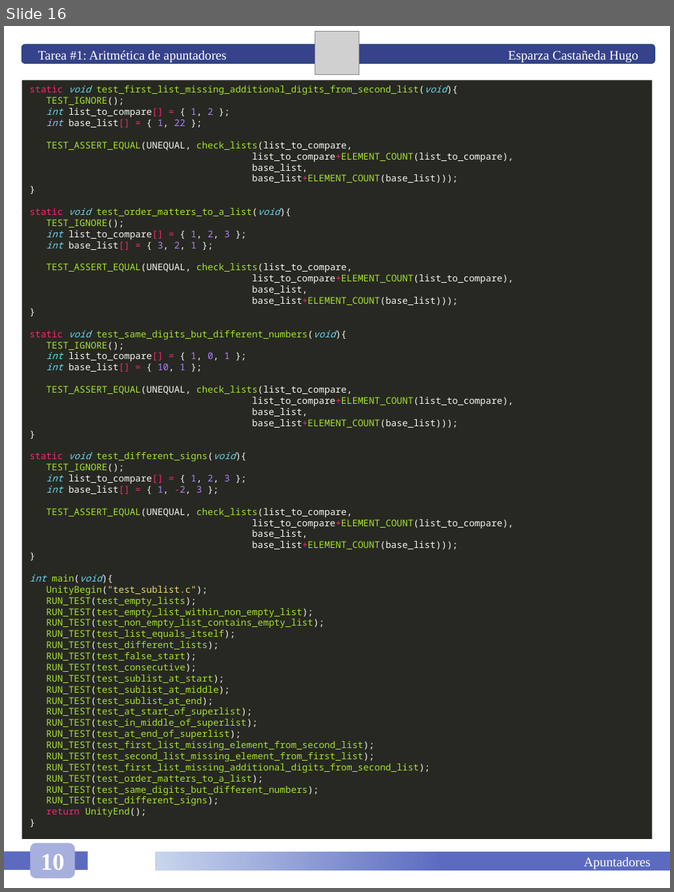
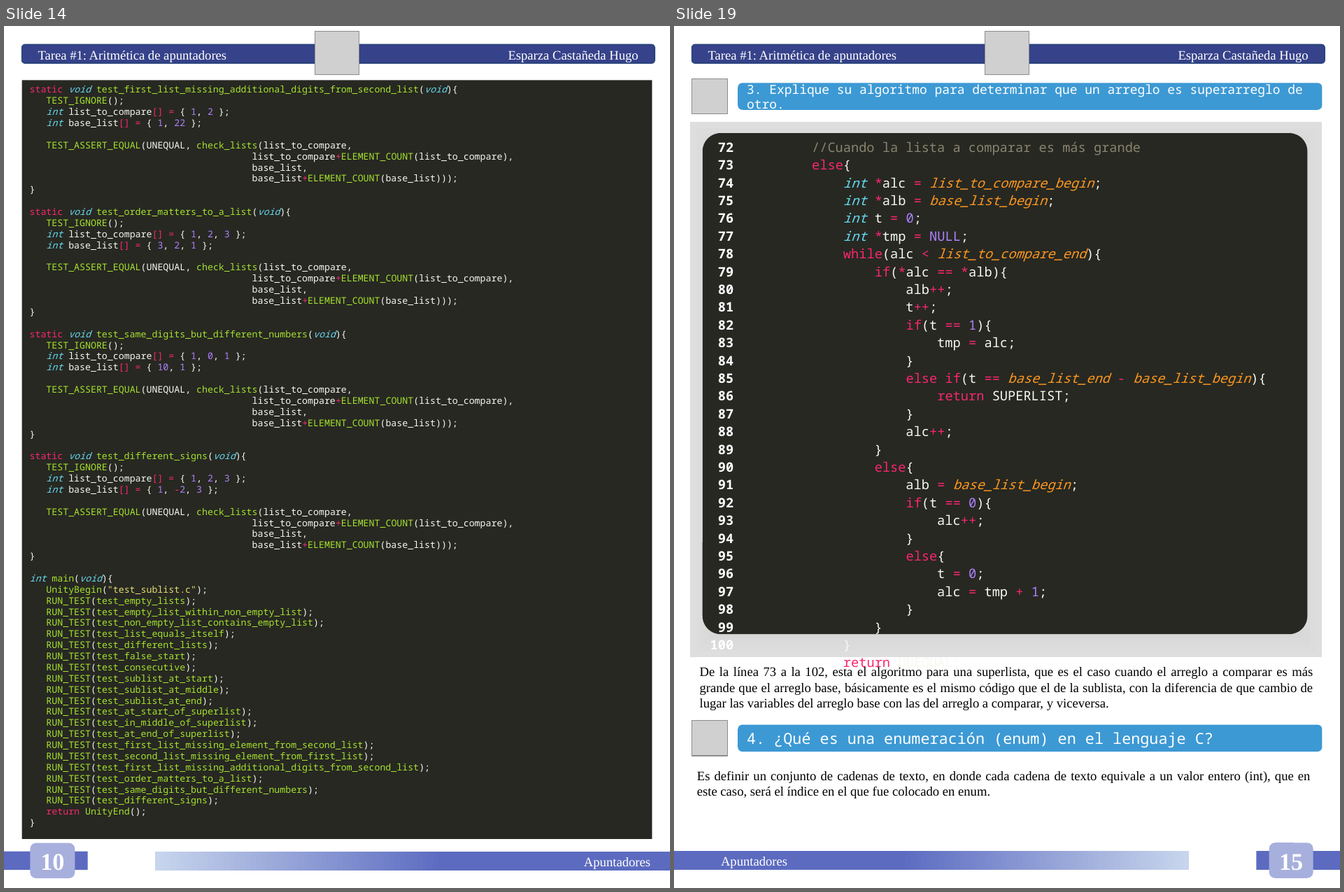
Before and after one commit to HugoEsparzaC/Libreta-Estructuras-II, a slide deck: Estructuras de Datos II.pptx. Shown side by side, each under a label of ours: slide 16 before the commit, slides 14 and 19 after it; the slides between them are not shown. The pictures are 674x892 and 1344x892 pixels, drawn with LibreOffice and Linux fonts; fonts in the diff are those of the drawing; grey boxes stand for pictures. Boxes give left, top, right and bottom in pixels: in the first picture for what was removed or moved away, otherwise in the second. Text is boxed around its words. In the diff, an @@ line names an element or a change of style, - is before the commit and + after.

Commit message:
Tarea 01 terminada

```diff
--- a/Estructuras de Datos II.pptx
+++ b/Estructuras de Datos II.pptx
@@ slide 19 added at bbox=[674, 26, 1340, 888], background #FFFFFF @@
@@ rounded rectangle added at bbox=[692, 45, 1326, 64], fill #36428A, outline #28457A 1 pt, 12 pt, text #FFFFFF @@
+Tarea #1: Aritmética de apuntadores Esparza Castañeda Hugo
@@ picture added at bbox=[986, 31, 1029, 74] @@
@@ picture added at bbox=[692, 78, 728, 114] @@
@@ rounded rectangle added at bbox=[738, 83, 1322, 110], fill #3C99D4, 11.5 pt, text #FFFFFF @@
+3. Explique su algoritmo para determinar que un arreglo es superarreglo de otro.
@@ rectangle added at bbox=[691, 122, 1323, 657], fill gradient #7B7B7B to #BCBCBC to #DEDEDE to #FFFFFF @@
@@ rounded rectangle added at bbox=[702, 133, 1308, 634], fill #272822 @@
@@ table added at bbox=[702, 134, 1308, 692], 1 rows, 2 columns @@
+72 / 73 / 74 / 75 / 76 / 77 / 78 / 79 / 80 / 81 / 82 / 83 / 84 / 85 / 86 / 87 / 88 / 89 / 90 / 91 / 92 / 93 / 94 / 95 / 96 / 97 / 98 / 99 / 100 / 101 / 102 | //Cuando la lista a comparar es más grande / else{ / int *alc = list_to_compare_begin; / int *alb = base_list_begin; / int t = 0; / int *tmp = NULL; / while(alc < list_to_compare_end){ / if(*alc == *alb){ / alb++; / t++; / if(t == 1){ / tmp = alc; / } / else if(t == base_list_end - base_list_begin){ / return SUPERLIST; / } / alc++; / } / else{ / alb = base_list_begin; / if(t == 0){ / alc++; / } / else{ / t = 0; / alc = tmp + 1; / } / } / } / return UNEQUAL; / }
@@ text added at bbox=[700, 666, 1314, 711], 12 pt, text #000000 @@
+De la línea 73 a la 102, esta el algoritmo para una superlista, que es el caso cuando el arreglo a comparar es más grande que el arreglo base, básicamente es el mismo código que el de la sublista, con la diferencia de que cambio de lugar las variables del arreglo base con las del arreglo a comparar, y viceversa.
@@ picture added at bbox=[692, 720, 728, 756] @@
@@ rounded rectangle added at bbox=[738, 725, 1322, 752], fill #3C99D4, 14 pt, text #FFFFFF @@
+4. ¿Qué es una enumeración (enum) en el lenguaje C?
@@ text added at bbox=[697, 772, 1311, 799], 12 pt, text #000000 @@
+Es definir un conjunto de cadenas de texto, en donde cada cadena de texto equivale a un valor entero (int), que en este caso, será el índice en el que fue colocado en enum.
@@ rounded rectangle added at bbox=[1269, 843, 1313, 878], fill #A7AFDD, 22 pt, text #FFFFFF, bold @@
+15
@@ rectangle added at bbox=[674, 851, 1189, 870], fill gradient #5C6BC0 to #C7D5ED, 12 pt, text #FFFFFF @@
+Apuntadores
@@ rectangle added at bbox=[1256, 851, 1340, 870], fill #5C6BC0 @@
@@ what was slide 16 is now slide 14 @@
```
Also in this commit, not shown: 3 slides changed, 8 other slides added, 2 slides removed, 1 other file.
